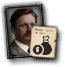
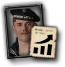
The second 65px x 67px image is a revision of the first. Changes to its layers:
hid "图层 13" over [32, 35, 53, 56]
showed "图层 2" over [32, 33, 54, 56]
added layer "Rudolf_Egelhofer" above "Max_Reichpietsch" over [8, 7, 44, 57]
hid "Robert Wilbrandt" over [8, 7, 45, 57]
